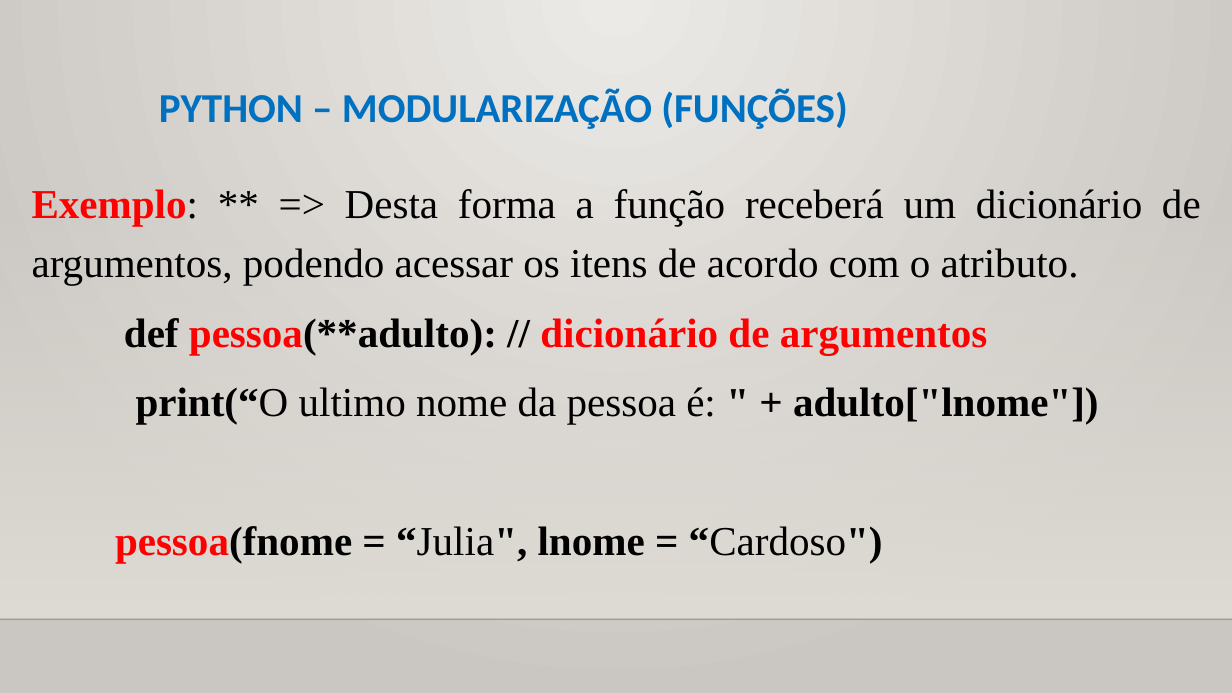
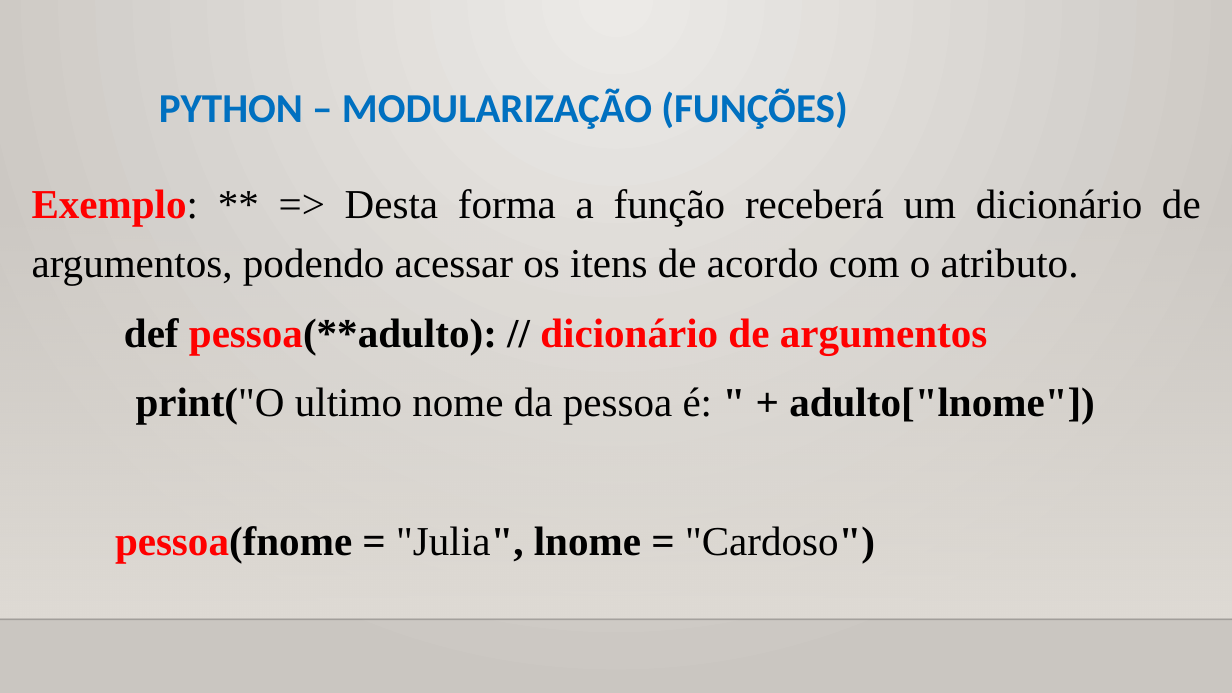
Before and after one commit to CloudEducationBrazil/WydenUniRuyPythonRAD, a slide deck: slide 12 of 01 Classes/Aula 08 RAD Python - Modularização Funções.pptx. Drawn at 1232x693 pixels with LibreOffice and Linux fonts; fonts in the diff are those of the drawing; background and template pictures are left out. Boxes give left, top, right and bottom in pixels: in the first picture for what was removed or moved away, otherwise in the second. Text is boxed around its words. In the diff, an @@ line names an element or a change of style, - is before the commit and + after.

Commit message:
Python RAD ajustess 25/09/2024 2024.2

```diff
--- a/01 Classes/Aula 08 RAD Python - Modularização Funções.pptx
+++ b/01 Classes/Aula 08 RAD Python - Modularização Funções.pptx
@@ text at (115, 387, 1095, 563): text changed @@
-  print(“O ultimo nome da pessoa é: " + adulto["lnome"])
-  pessoa(fnome = “Julia", lnome = “Cardoso")
+  print("O ultimo nome da pessoa é: " + adulto["lnome"])
+  pessoa(fnome = "Julia", lnome = "Cardoso")
```
Also in this commit, not shown: 8 other slides changed, 2 other files.
